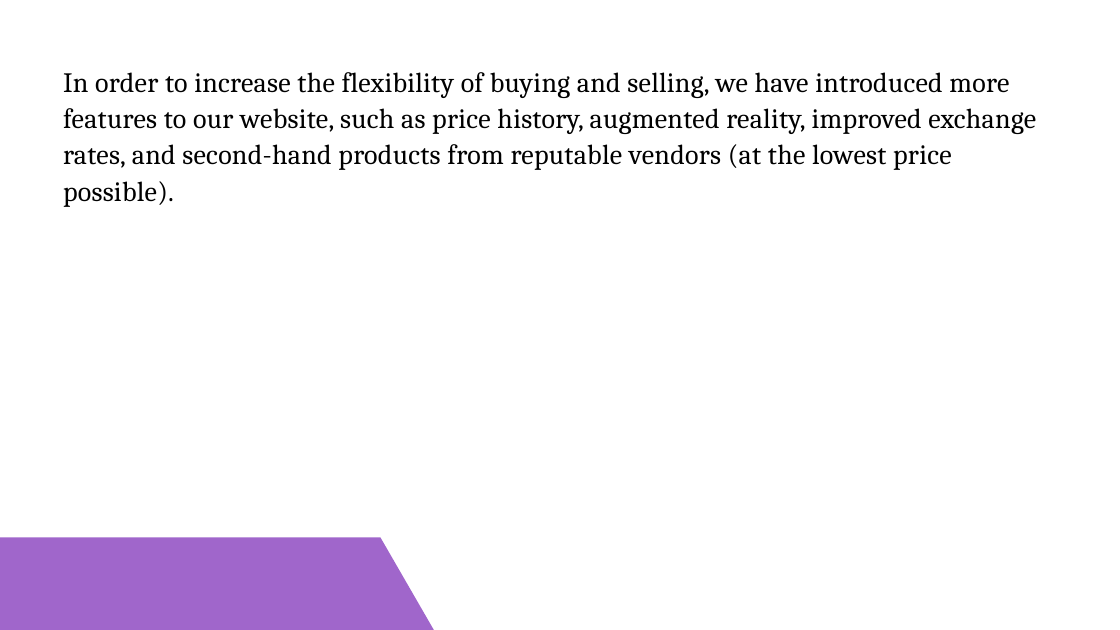
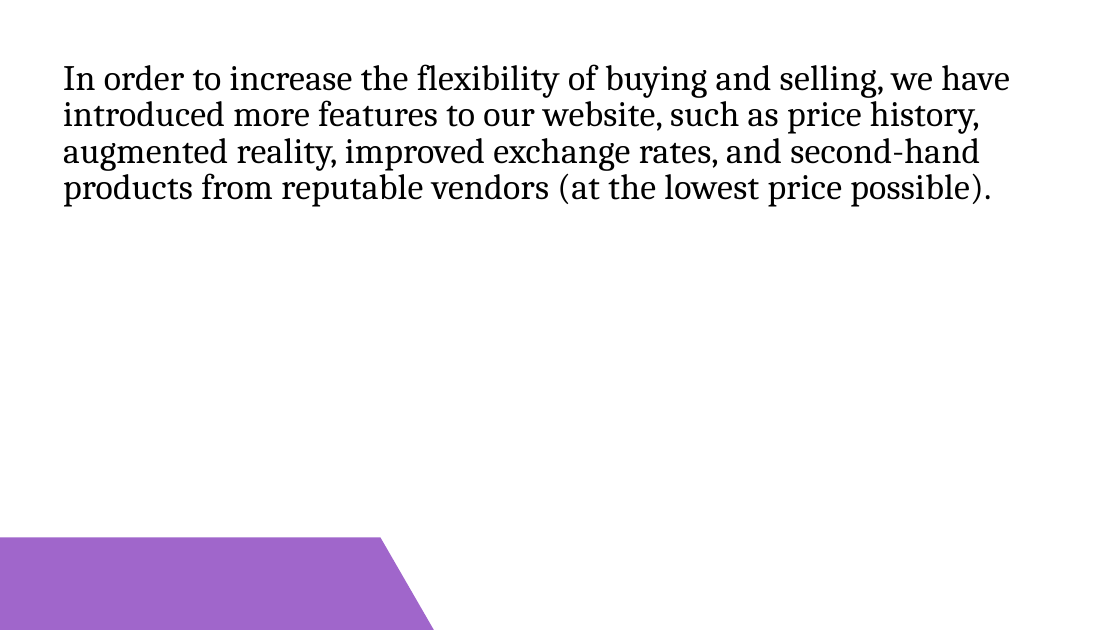
Before and after one commit to shaktimaan00/Minor_project_documentation_presentation, a slide deck: slide 4 of Blue and Purple Casual Corporate Lean Canvas Business Plan Business Presentation.pptx. Drawn at 1120x630 pixels with LibreOffice and Linux fonts; fonts in the diff are those of the drawing. Boxes give left, top, right and bottom in pixels: in the first picture for what was removed or moved away, otherwise in the second. Text is boxed around its words. In the diff, an @@ line names an element or a change of style, - is before the commit and + after.

```diff
--- a/Blue and Purple Casual Corporate Lean Canvas Business Plan Business Presentation.pptx
+++ b/Blue and Purple Casual Corporate Lean Canvas Business Plan Business Presentation.pptx
@@ text "In order to increase the ..." at (x1=63, y1=64, x2=1010, y2=207): size 36 to 46 pt @@
```
Also in this commit, not shown: 7 other slides changed, 1 slide added, 1 slide removed.
